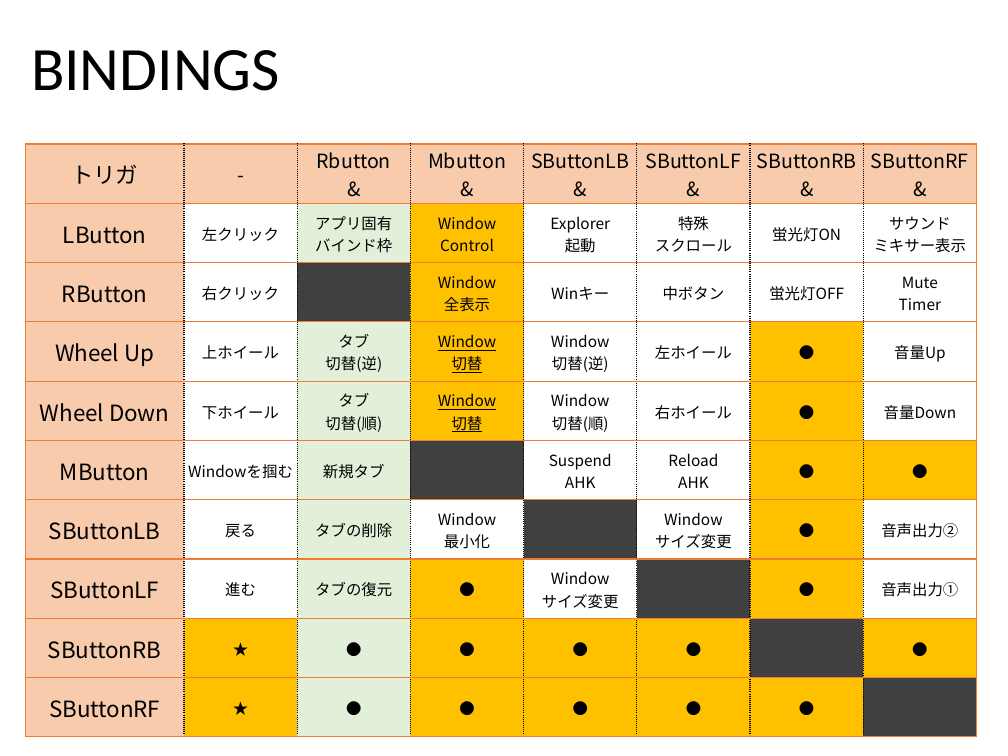
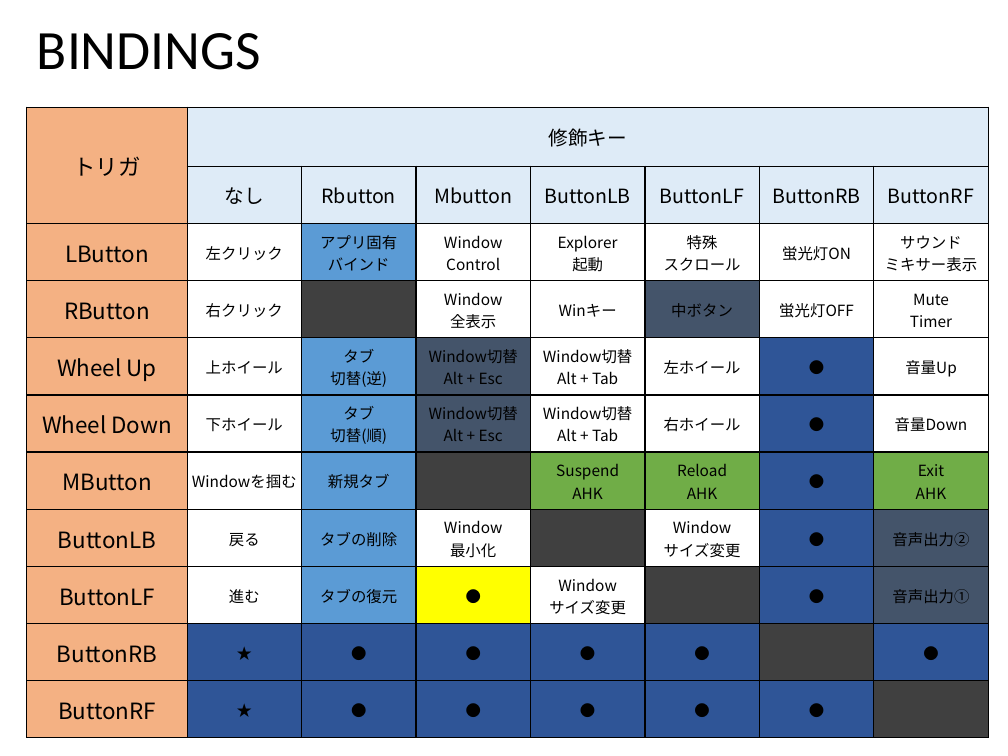
Before and after one commit to ittooo66/myAHK, a slide deck: slide 16 of MANUAL.pptx (slide 18 before the commit). Drawn at 1008x756 pixels with LibreOffice and Linux fonts; fonts in the diff are those of the drawing. Boxes give left, top, right and bottom in pixels: in the first picture for what was removed or moved away, otherwise in the second. Text is boxed around its words. In the diff, an @@ line names an element or a change of style, - is before the commit and + after.

```diff
--- a/MANUAL.pptx
+++ b/MANUAL.pptx
@@ title "BINDINGS" at [37,33,261,70]: size 44 to 39.6 pt @@
@@ table at [27,107,992,738] @@
-row 1: トリガ | - | Rbutton / & | Mbutton / & | SButtonLB / & | SButtonLF / & | SButtonRB / & | SButtonRF / &
-row 2: LButton | 左クリック | アプリ固有 / バインド枠 | Window Control | Explorer / 起動 | 特殊 / スクロール | 蛍光灯ON | サウンド / ミキサー表示
+row 1: トリガ | 修飾キー |  |  |  |  |  | 
+row 2:  | なし | Rbutton | Mbutton | ButtonLB | ButtonLF | ButtonRB | ButtonRF
+row 3: LButton | 左クリック | アプリ固有 / バインド | Window Control | Explorer / 起動 | 特殊 / スクロール | 蛍光灯ON | サウンド / ミキサー表示
-row 5, column 4: Window / 切替
+row 5, column 4: Window切替 / Alt + Esc
-row 5, column 5: Window / 切替(逆)
+row 5, column 5: Window切替 / Alt + Tab
-row 6, column 4: Window / 切替
+row 6, column 4: Window切替 / Alt + Esc
-row 6, column 5: Window / 切替(順)
+row 6, column 5: Window切替 / Alt + Tab
-row 7, column 8: ●
+row 7, column 8: Exit / AHK
-row 8, column 1: SButtonLB
+row 8, column 1: ButtonLB
-row 9, column 1: SButtonLF
+row 9, column 1: ButtonLF
-row 10, column 1: SButtonRB
+row 10, column 1: ButtonRB
-row 11, column 1: SButtonRF
+row 11, column 1: ButtonRF
@@ table: place and size @@
-table at [25,144,974,738]
+table at [27,107,992,738]
```
Also in this commit, not shown: 6 other slides changed, 2 slides removed.
